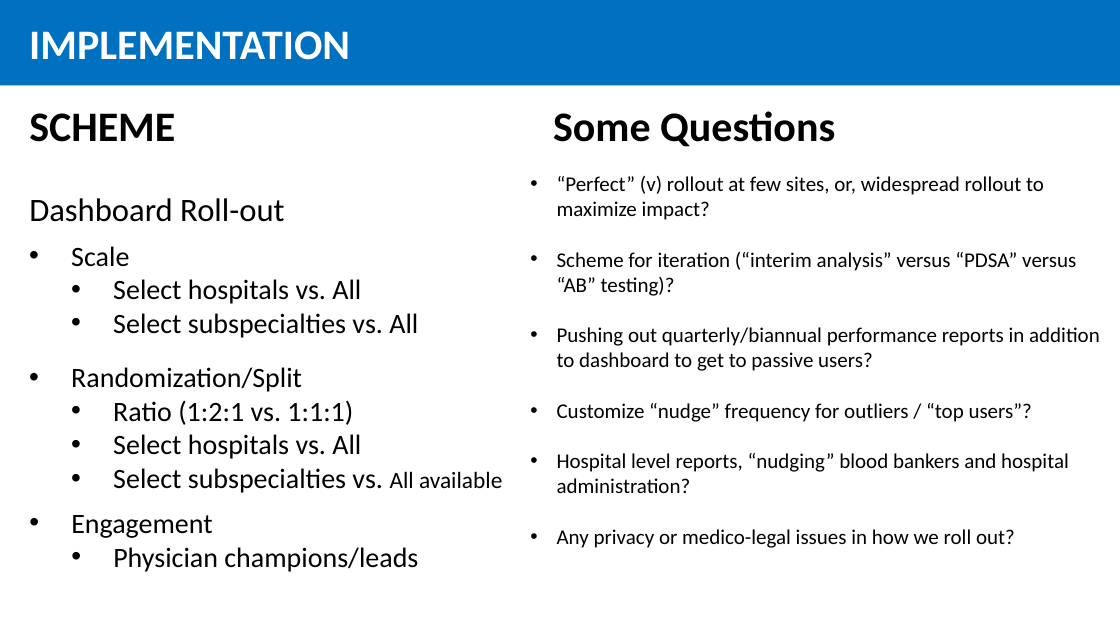
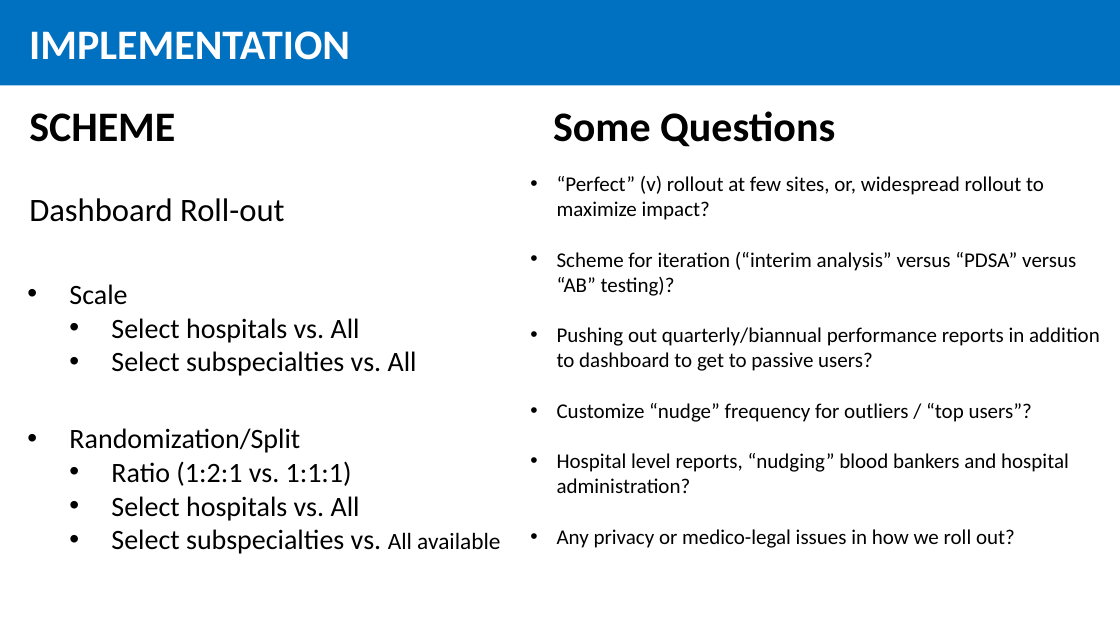
Before and after one commit to RazaS/GADGET_public, a slide deck: slide 8 of GADGET_Blueprint_1.pptx. Drawn at 1120x630 pixels with LibreOffice and Linux fonts; fonts in the diff are those of the drawing. Boxes give left, top, right and bottom in pixels: in the first picture for what was removed or moved away, otherwise in the second. Text is boxed around its words. In the diff, an @@ line names an element or a change of style, - is before the commit and + after.

```diff
--- a/GADGET_Blueprint_1.pptx
+++ b/GADGET_Blueprint_1.pptx
@@ text "Scale": place and size @@
-text "Scale" at box(71, 246, 418, 338)
+text "Scale" at box(69, 284, 417, 376)
@@ text "Randomization/Split": place and size @@
-text "Randomization/Split" at box(71, 367, 502, 493)
+text "Randomization/Split" at box(69, 428, 500, 554)
@@ text removed at box(71, 515, 418, 572) @@
-• Engagement
-  • Physician champions/leads
```
Also in this commit, not shown: 2 other slides changed, 3 other files.
